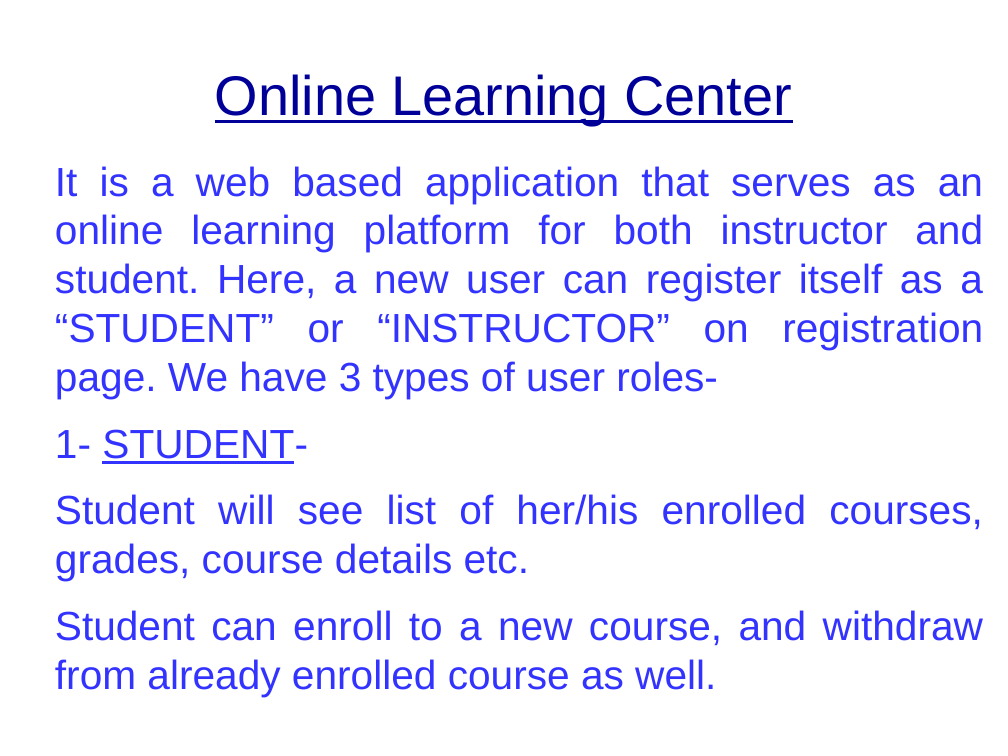
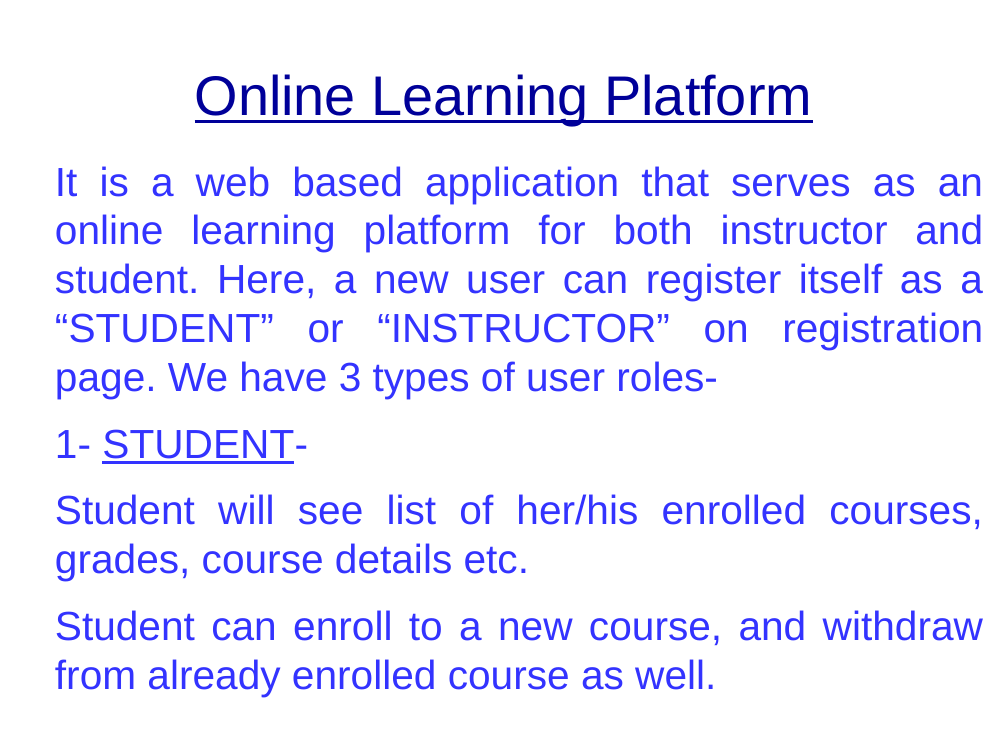
Before and after one commit to aranialbino/onlinelearningplatform, a slide deck: slide 2 of capstone_slides.odp. Drawn at 1008x756 pixels with LibreOffice and Linux fonts; fonts in the diff are those of the drawing. Boxes give left, top, right and bottom in pixels: in the first picture for what was removed or moved away, otherwise in the second. Text is boxed around its words. In the diff, an @@ line names an element or a change of style, - is before the commit and + after.

```diff
--- a/capstone_slides.odp
+++ b/capstone_slides.odp
@@ title at [195,74,812,125]: text changed @@
-Online Learning Center
+Online Learning Platform
```
Also in this commit, not shown: 1 other slide changed.
